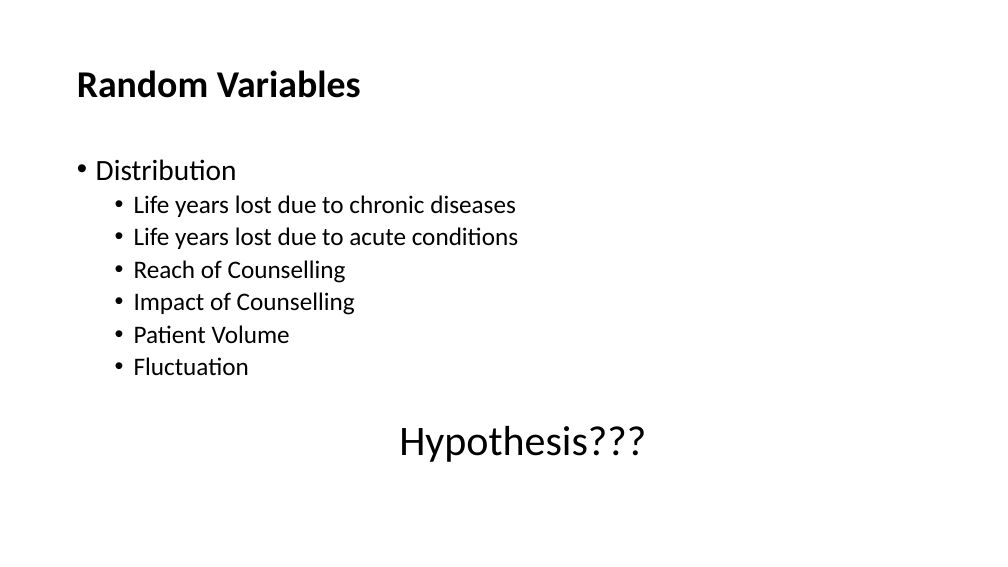
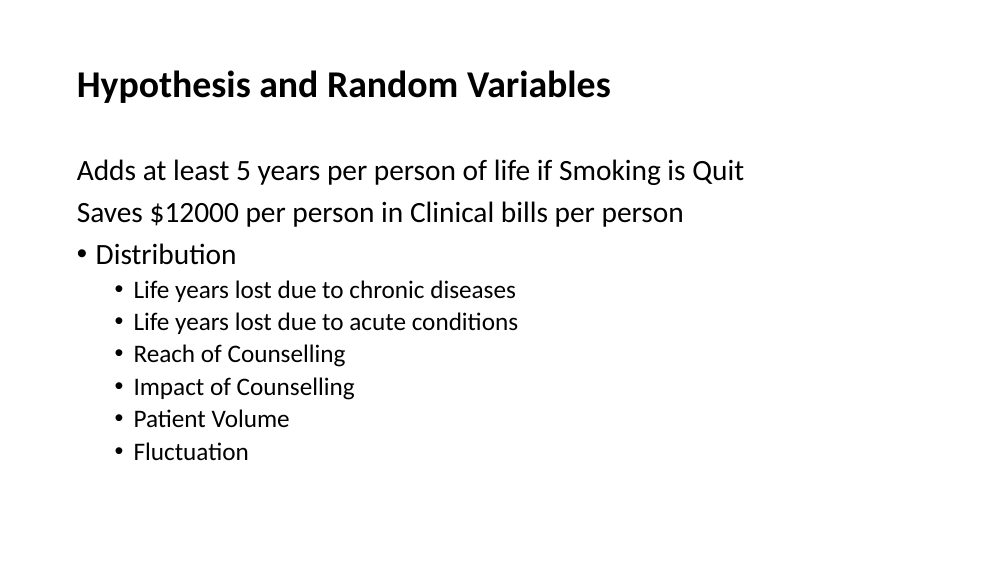
Before and after one commit to harsha491/Final_Project, a slide deck: slide 4 of Monte_Carlo_Intervention.pptx. Drawn at 1008x567 pixels with LibreOffice and Linux fonts; fonts in the diff are those of the drawing. Boxes give left, top, right and bottom in pixels: in the first picture for what was removed or moved away, otherwise in the second. Text is boxed around its words. In the diff, an @@ line names an element or a change of style, - is before the commit and + after.

Commit message:
Add files via upload
ppt

```diff
--- a/Monte_Carlo_Intervention.pptx
+++ b/Monte_Carlo_Intervention.pptx
@@ title at bbox=[77, 70, 611, 103]: text changed @@
-Random Variables
+Hypothesis and Random Variables
@@ text at bbox=[77, 159, 744, 227]: paragraphs added @@
+Adds at least 5 years per person of life if Smoking is Quit
+Saves $12000 per person in Clinical bills per person
@@ text at bbox=[399, 426, 646, 462]: paragraph removed @@
-  Hypothesis???
```
